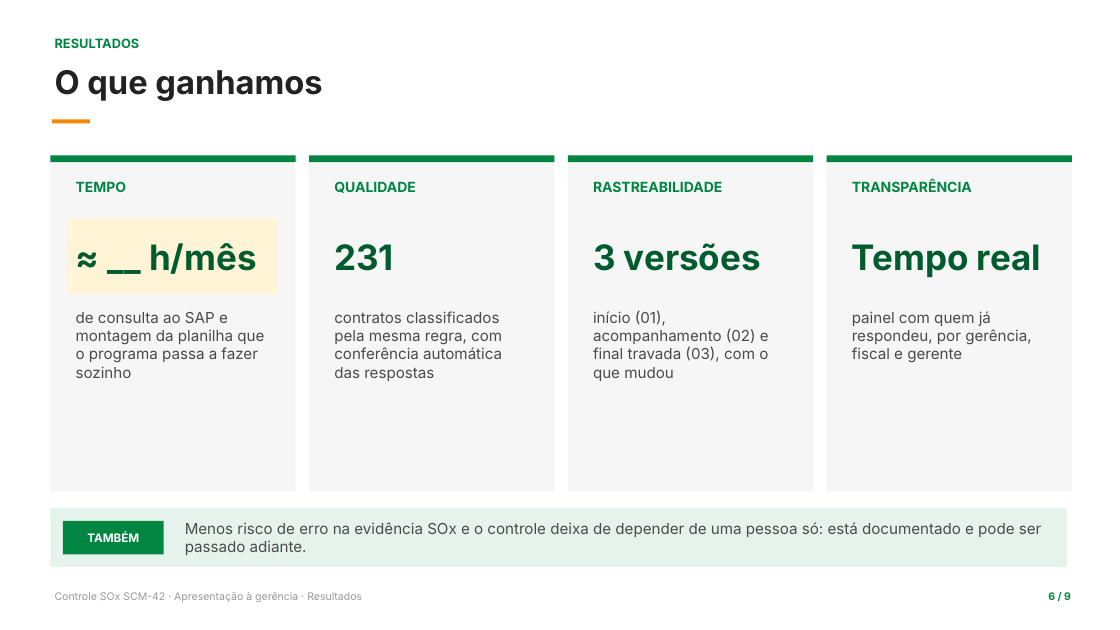
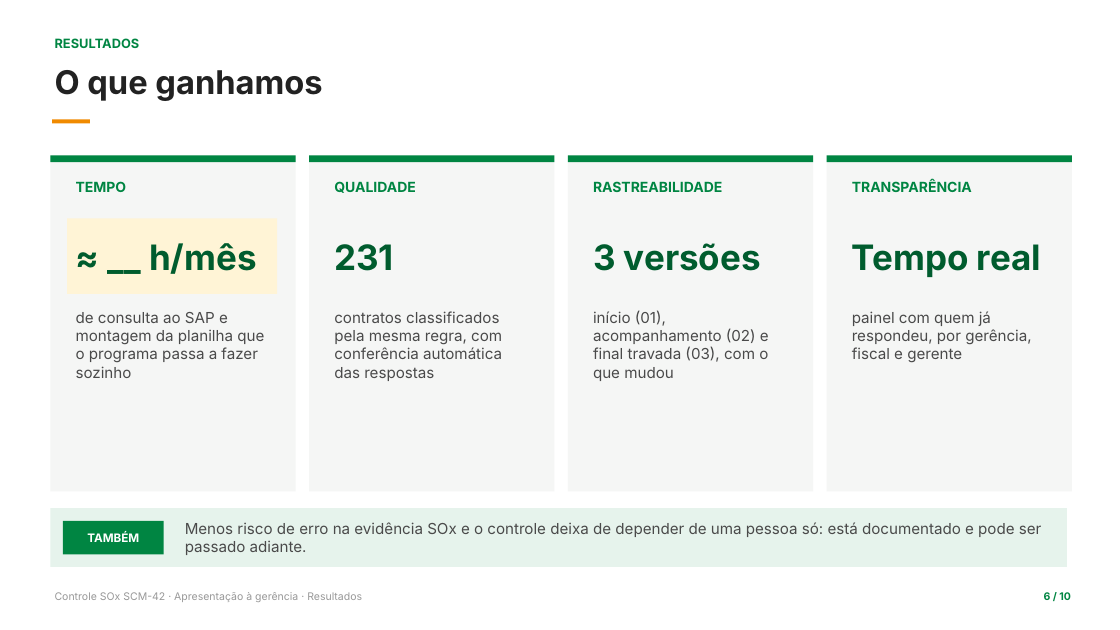
Before and after one commit to Levi1625/Levi1625, a slide deck: slide 6 of entregas/Apresentacao_Gerencia_Controle_SOx.pptx. Drawn at 1120x630 pixels with LibreOffice and Linux fonts; fonts in the diff are those of the drawing. Boxes give left, top, right and bottom in pixels: in the first picture for what was removed or moved away, otherwise in the second. Text is boxed around its words. In the diff, an @@ line names an element or a change of style, - is before the commit and + after.

```diff
--- a/entregas/Apresentacao_Gerencia_Controle_SOx.pptx
+++ b/entregas/Apresentacao_Gerencia_Controle_SOx.pptx
@@ text at (1044,592,1071,600): text changed @@
-6 / 9
+6 / 10
```
Also in this commit, not shown: 6 other slides changed, 1 slide added.
